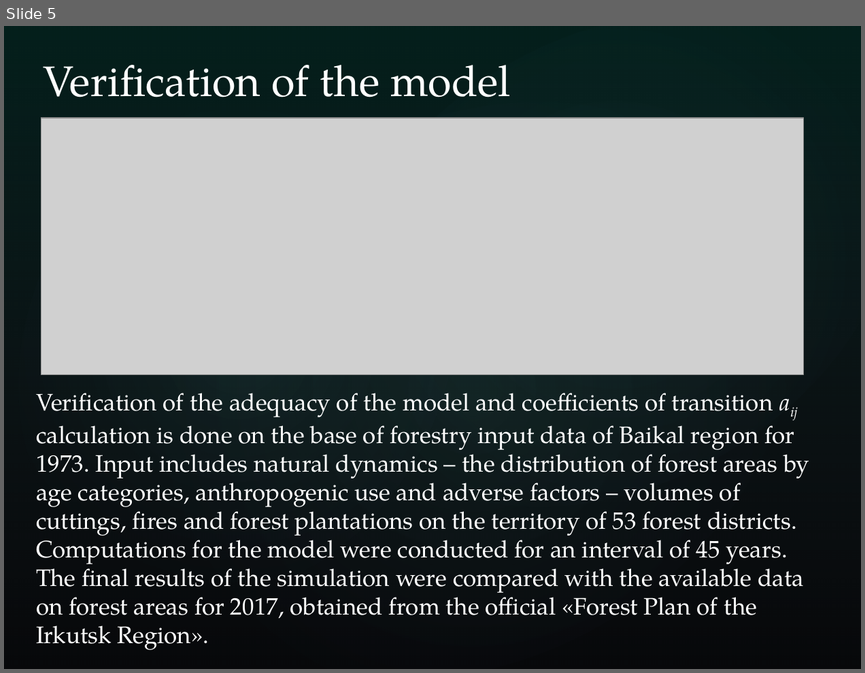
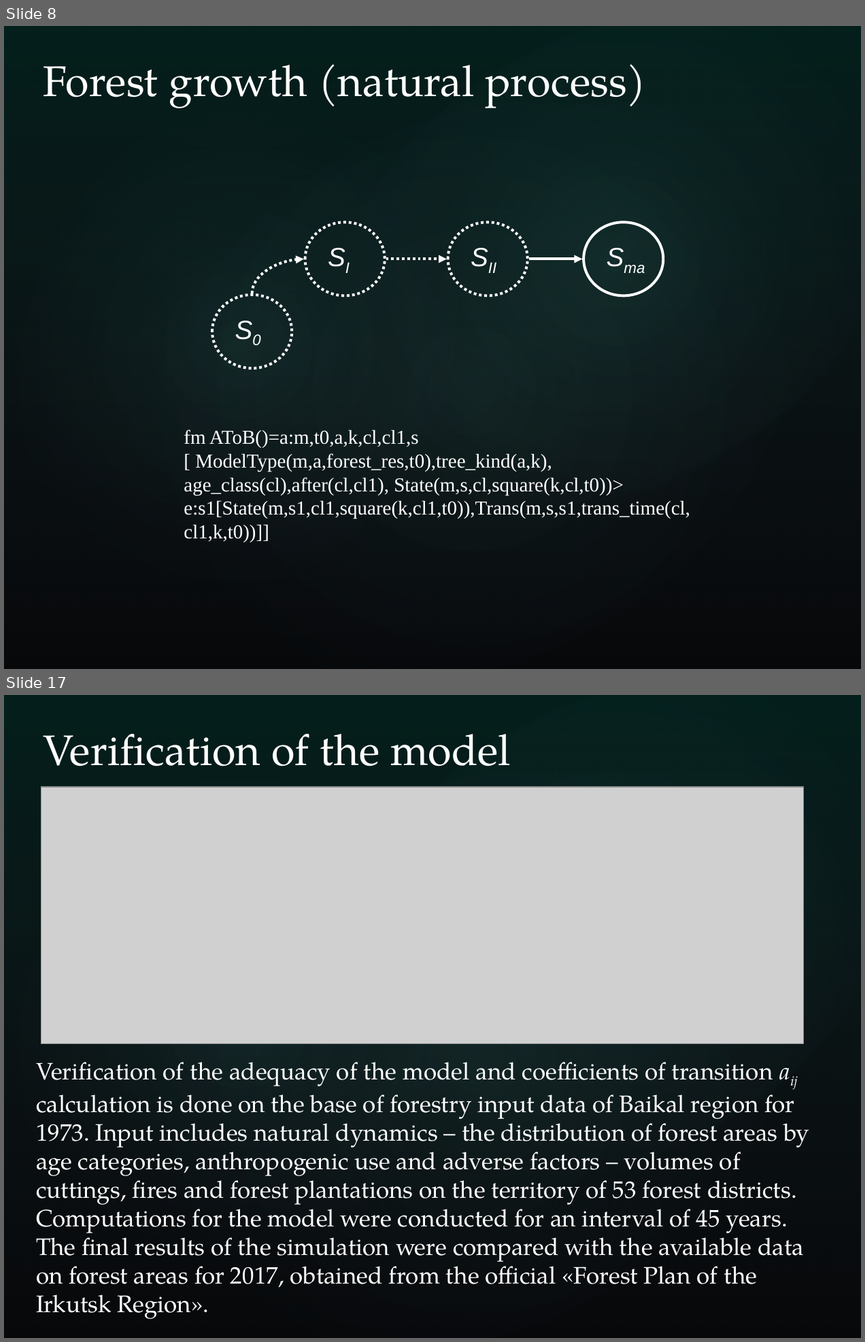
Before and after one commit to eugeneai/pres, a slide deck: china-travel/ready/popova_aiit19.pptx. Shown one above the other, each under a label of ours: slide 5 before the commit, slides 8 and 17 after it; the slides between them are not shown. The pictures are 865x673 and 865x1342 pixels, drawn with LibreOffice and Linux fonts; fonts in the diff are those of the drawing; grey boxes stand for pictures; background and template pictures are left out. Boxes give left, top, right and bottom in pixels: in the first picture for what was removed or moved away, otherwise in the second. Text is boxed around its words. In the diff, an @@ line names an element or a change of style, - is before the commit and + after.

```diff
--- a/china-travel/ready/popova_aiit19.pptx
+++ b/china-travel/ready/popova_aiit19.pptx
@@ slide 8 added at box(4, 26, 861, 669), background picture (left out); not listed: 4 template elements that a slide beside it also shows @@
@@ title added at box(43, 64, 646, 108), 36 pt, text #FFFFFF @@
+  Forest growth (natural process)
@@ group added at box(227, 223, 663, 349): 4 texts, 3 ellipses, 2 arrows, 1 curved arrow @@
+S0
+SI
+SII
+Sma
@@ ellipse added at box(212, 294, 292, 368), outline #FFFFFF 2.25 pt dashed @@
@@ text added at box(184, 429, 690, 542), 16.6 pt, text #FFFFFF @@
+fm AToB()=a:m,t0,a,k,cl,cl1,s [ ModelType(m,a,forest_res,t0),tree_kind(a,k), age_class(cl),after(cl,cl1), State(m,s,cl,square(k,cl,t0))> e:s1[State(m,s1,cl1,square(k,cl1,t0)),Trans(m,s,s1,trans_time(cl,cl1,k,t0))]]
@@ what was slide 5 is now slide 17 @@
```
Also in this commit, not shown: 5 slides changed, 13 other slides added, 1 slide removed, 8 other files.
